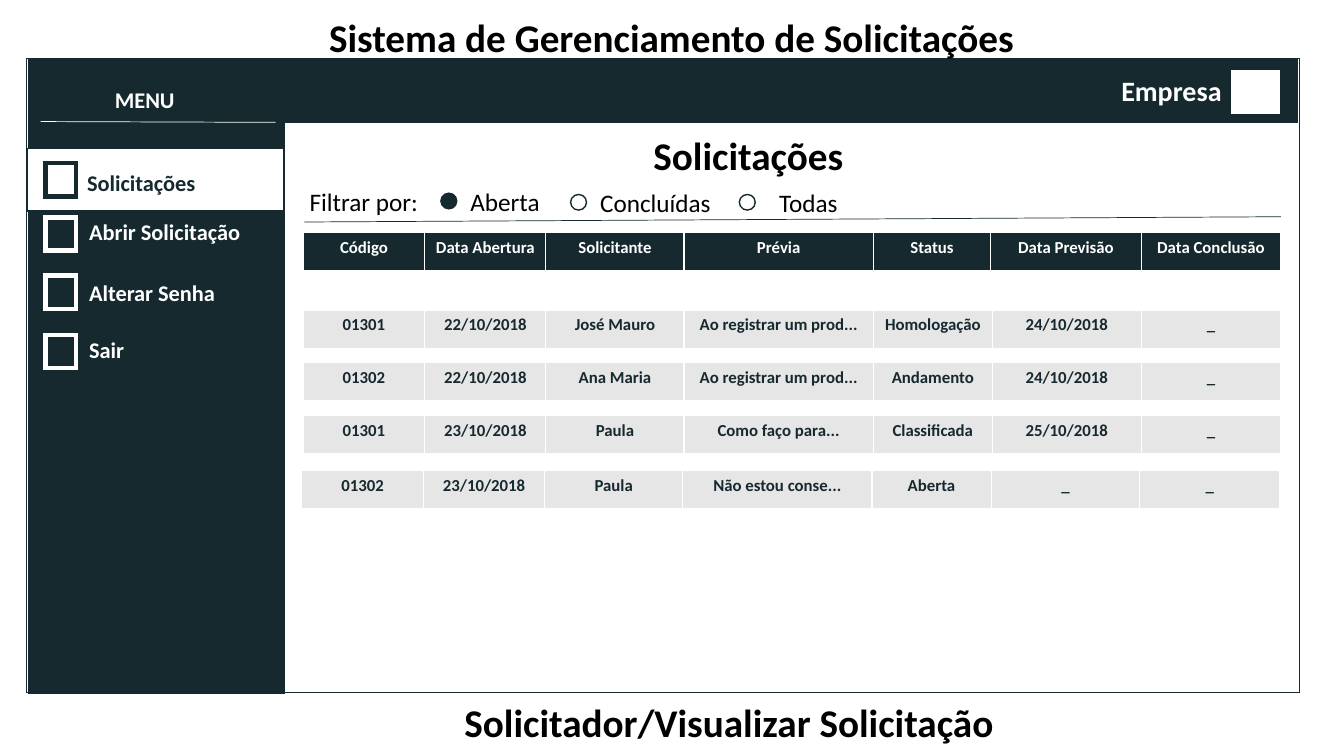
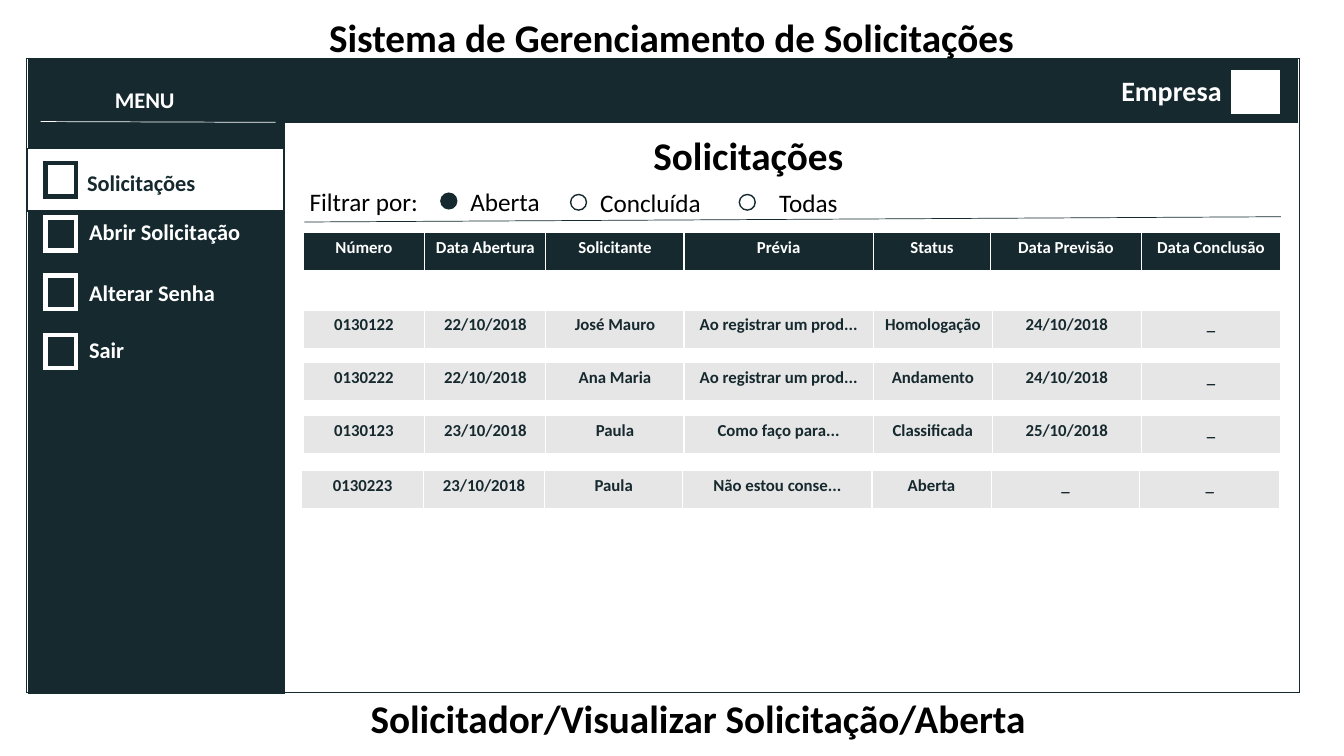
Before and after one commit to andressadipaula/Projeto_SGS, a slide deck: slide 7 of Protótipo/Protótipos.pptx. Drawn at 1344x756 pixels with LibreOffice and Linux fonts; fonts in the diff are those of the drawing. Boxes give left, top, right and bottom in pixels: in the first picture for what was removed or moved away, otherwise in the second. Text is boxed around its words. In the diff, an @@ line names an element or a change of style, - is before the commit and + after.

```diff
--- a/Protótipo/Protótipos.pptx
+++ b/Protótipo/Protótipos.pptx
@@ text at box(600, 194, 701, 212): text changed @@
-Concluídas
+Concluída
@@ table at box(303, 233, 1282, 272) @@
-row 1, column 1: Código
+row 1, column 1: Número
@@ table at box(303, 311, 1282, 350) @@
-row 1, column 1: 01301
+row 1, column 1: 0130122
@@ table at box(303, 363, 1282, 402) @@
-row 1, column 1: 01302
+row 1, column 1: 0130222
@@ table at box(303, 415, 1282, 455) @@
-row 1, column 1: 01301
+row 1, column 1: 0130123
@@ table at box(301, 470, 1280, 509) @@
-row 1, column 1: 01302
+row 1, column 1: 0130223
@@ text at box(371, 705, 1026, 740): text changed @@
-Solicitador/Visualizar Solicitação
+Solicitador/Visualizar Solicitação/Aberta
```
Also in this commit, not shown: 1 slide added, 1 other file.
